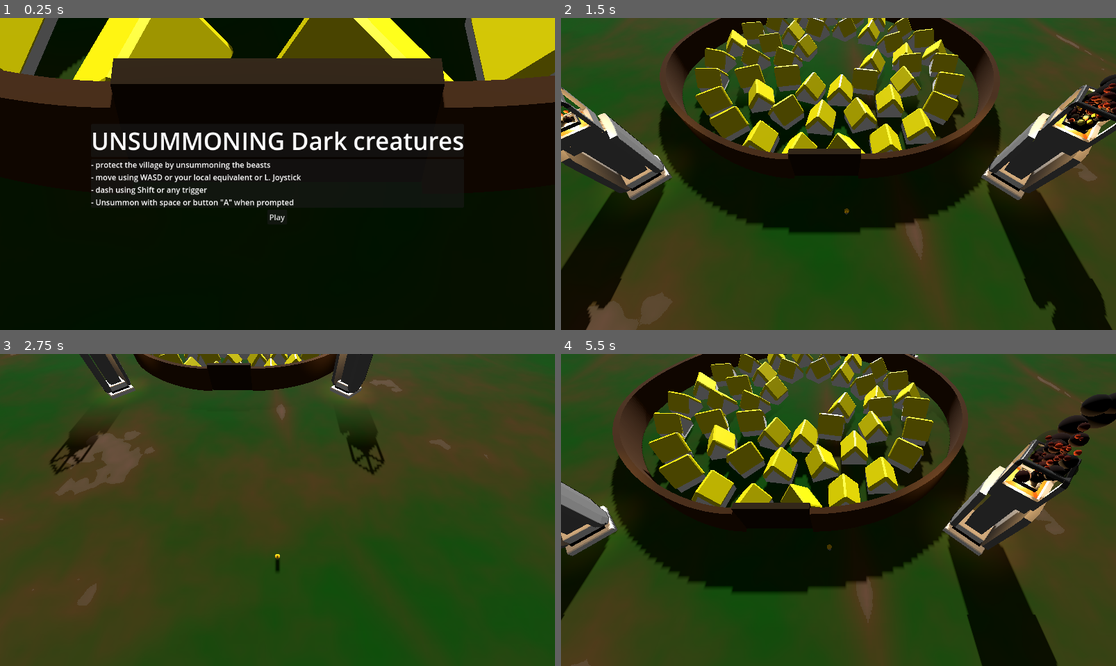
Above: before the commit, frames 1-4 (two rows, left to right).
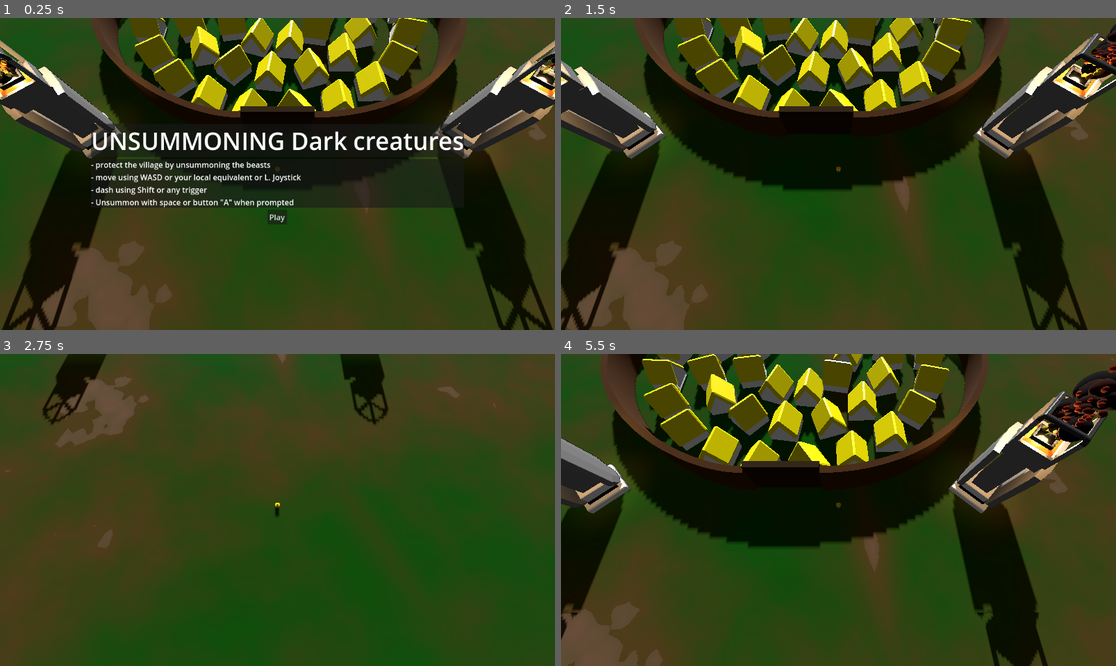
Above: after the commit, the same moments.

Repository: AngryCyboot/LD55
Game: Godot game, scene res://Main.tscn
The game is run twice, just before and just after one commit, with the same random seed, the same clock (stepped at 60 frames per second) and the same inputs.
Inputs (mouse positions are in pixels of both pictures, inside the frame that each line leads up to):
- Up to frame 1 (0.25 s): no input
- Up to frame 2 (1.5 s): click "Play" at 0.5 s; tap Enter (ui_accept) at 1.25 s; move the mouse to (960, 158) at 1.27 s; hold D (East) from 1.28 s (still down); hold Space (Context) from 1.28 s (still down); click (960, 158) at 1.42 s
- Up to frame 3 (2.75 s): tap Enter (ui_accept) at 1.52, 2.27 s; move the mouse to (166, 525) at 2.02 s; release D (East) at 2.03 s; release Space (Context) at 2.03 s; hold S (South) from 2.03 s (still down); tap Shift (Dash) at 2.1 s
- Up to frame 4 (5.5 s): move the mouse to (894, 441) at 2.77 s; release S (South) at 2.78 s; hold D (East) 2.78-3.53 s; hold F 2.78-3.53 s; move the mouse to (810, 572) at 3.52 s; hold W (North) 3.53-4.28 s; tap Space (Context) at 3.6 s; click (810, 572) at 3.67 s; tap Enter (ui_accept) at 3.77, 4.52, 5.27 s; move the mouse to (1005, 556) at 4.27 s; hold Shift (Dash) 4.28-5.03 s; hold A (West) from 4.28 s (still down); move the mouse to (672, 463) at 5.02 s; tap F at 5.1 s

The runs differ from the first frame. In frame 1, 70% of the frame differs, in the area x 0-100%, y 0-100%; in frame 2, 51%; in frame 3, 20%; in frame 4, 52%.

Commit message:
solved all lags imediately after loading game
removed phantom cam

Diff:
--- a/Main.tscn
+++ b/Main.tscn
@@ -1,21 +1,13 @@
-[gd_scene load_steps=11 format=3 uid="uid://m6y446t0sadi"]
+[gd_scene load_steps=8 format=3 uid="uid://m6y446t0sadi"]
 
 [ext_resource type="PackedScene" uid="uid://b62w0fm25jrs0" path="res://Map/Map.tscn" id="1_u7ov3"]
 [ext_resource type="Script" path="res://Main.gd" id="1_ybr70"]
 [ext_resource type="PackedScene" uid="uid://dykunhocgt6mr" path="res://Map/Village.tscn" id="2_q44hr"]
 [ext_resource type="PackedScene" uid="uid://1r1t71hits1d" path="res://Character/Char.tscn" id="3_fyrox"]
-[ext_resource type="Script" path="res://addons/phantom_camera/scripts/phantom_camera/phantom_camera_3D.gd" id="4_mt10q"]
-[ext_resource type="Script" path="res://addons/phantom_camera/scripts/resources/tween_resource.gd" id="5_eleqy"]
 [ext_resource type="PackedScene" uid="uid://vxbcgijnwukf" path="res://MainCam.tscn" id="6_kbuh7"]
 [ext_resource type="PackedScene" uid="uid://ddn10m5d3ys5r" path="res://ui.tscn" id="8_lbl87"]
 
 [sub_resource type="Environment" id="Environment_fxl0a"]
-
-[sub_resource type="Resource" id="Resource_546gc"]
-script = ExtResource("5_eleqy")
-duration = 1.0
-transition = 0
-ease = 2
 
 [node name="Node3D" type="Node3D"]
 script = ExtResource("1_ybr70")
@@ -30,6 +22,13 @@
 village = NodePath("../Village")
 environement = SubResource("Environment_fxl0a")
 
+[node name="MainCam" parent="Char" instance=ExtResource("6_kbuh7")]
+transform = Transform3D(1, 0, 0, 0, 0.358368, 0.93358, 0, -0.93358, 0.358368, 0, 55, 22)
+current = true
+fov = 75.0
+
+[node name="UI" parent="Char/MainCam" instance=ExtResource("8_lbl87")]
+
 [node name="WorldEnvironment" type="WorldEnvironment" parent="."]
 environment = SubResource("Environment_fxl0a")
 
@@ -37,27 +36,4 @@
 transform = Transform3D(1, 0, 0, 0, -0.880022, 0.474933, 0, -0.474933, -0.880022, 0, 54.1794, 0)
 shadow_enabled = true
 
-[node name="PhantomCamera3D" type="Node3D" parent="."]
-transform = Transform3D(1, 0, 0, 0, 0.5373, 0.843391, 0, -0.843391, 0.5373, 0, 55.7311, 82.1205)
-script = ExtResource("4_mt10q")
-priority_override = false
-priority = 0
-follow_mode = 2
-follow_target = NodePath("../Char")
-follow_parameters/target_offset = Vector3(0, 55, 22)
-follow_parameters/damping = true
-follow_parameters/damping_value = 10.0
-look_at_mode = 0
-tween_parameters = SubResource("Resource_546gc")
-tween_on_load = true
-inactive_update_mode = 0
-camera_3D_resource = null
-
-[node name="MainCam" parent="." instance=ExtResource("6_kbuh7")]
-transform = Transform3D(1, 0, 0, 0, 0.5373, 0.843391, 0, -0.843391, 0.5373, 0, 55.7311, 82.1205)
-current = true
-fov = 74.9902
-
-[node name="UI" parent="MainCam" instance=ExtResource("8_lbl87")]
-
 [node name="Enemies" type="Node3D" parent="."]
--- a/MainCam.tscn
+++ b/MainCam.tscn
@@ -1,6 +1,5 @@
-[gd_scene load_steps=3 format=3 uid="uid://vxbcgijnwukf"]
+[gd_scene load_steps=2 format=3 uid="uid://vxbcgijnwukf"]
 
-[ext_resource type="Script" path="res://addons/phantom_camera/scripts/phantom_camera_host/phantom_camera_host.gd" id="1_1ai66"]
 [ext_resource type="AudioStream" uid="uid://dpsk20bv1rx0x" path="res://Resources/Musics/LD55_Apocalypse.mp3" id="2_wwbgp"]
 
 [node name="Camera3D" type="Camera3D"]
@@ -14,6 +13,3 @@
 stream = ExtResource("2_wwbgp")
 autoplay = true
 bus = &"Music"
-
-[node name="PhantomCameraHost" type="Node" parent="."]
-script = ExtResource("1_1ai66")
Not shown, added: Build/LD55_simpleCam/index.apple-touch-icon.png.import
Not shown, added: Build/LD55_simpleCam/index.icon.png.import
Not shown, added: Build/LD55_simpleCam/index.png.import
Not shown, changed: export_presets.cfg
Not shown, added: Build/LD55_simpleCam.zip
Not shown, added: Build/LD55_simpleCam/index.apple-touch-icon.png
Not shown, added: Build/LD55_simpleCam/index.audio.worklet.js
Not shown, added: Build/LD55_simpleCam/index.html
Not shown, added: Build/LD55_simpleCam/index.icon.png
Not shown, added: Build/LD55_simpleCam/index.js
Not shown, added: Build/LD55_simpleCam/index.pck
Not shown, added: Build/LD55_simpleCam/index.png
(and 2 more such lines)
